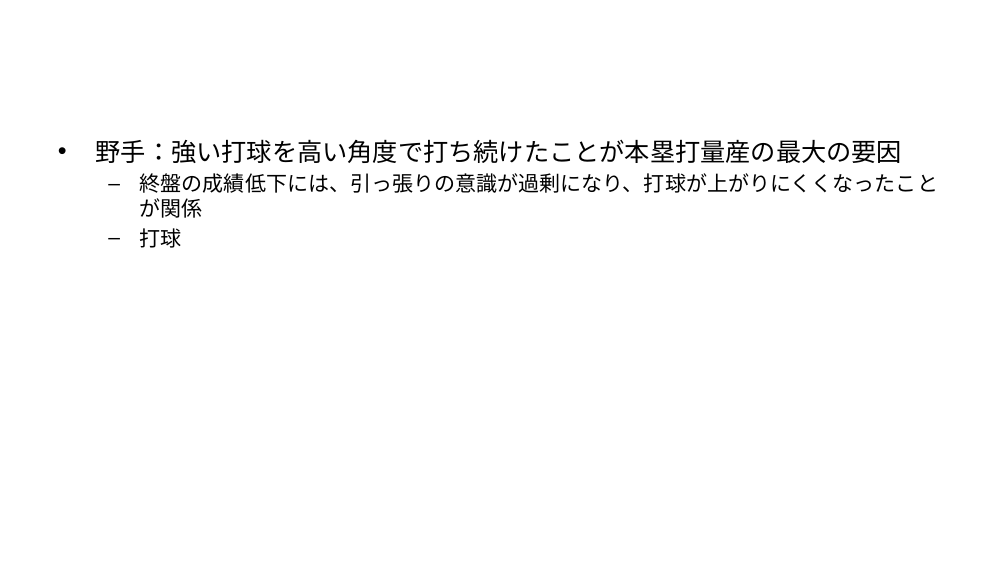
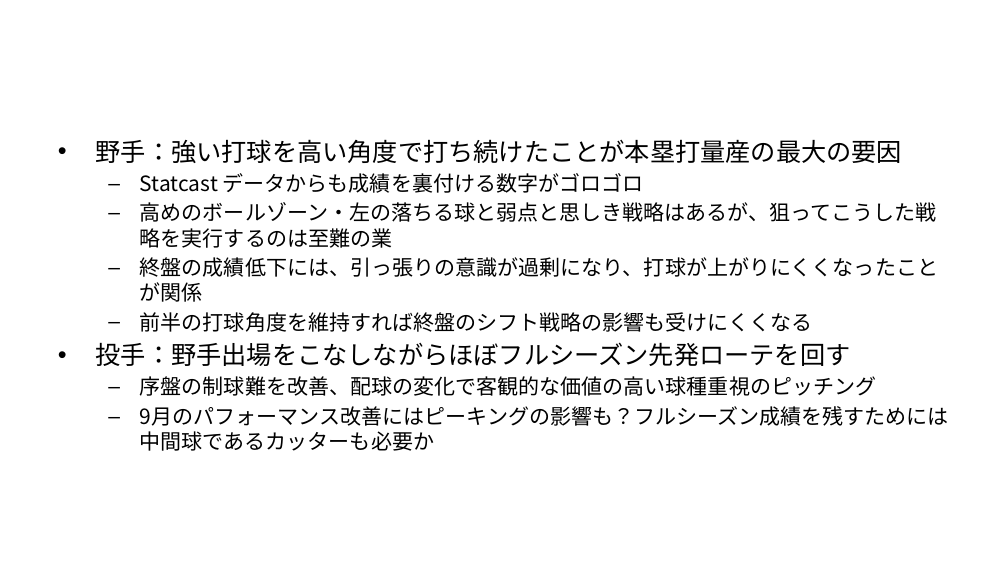
Before and after one commit to T-Reio/ohtani_analyze, a slide deck: slide 41 of slides/ohtani_tj.pptx (slide 39 before the commit). Drawn at 1008x567 pixels with LibreOffice and Linux fonts; fonts in the diff are those of the drawing; background and template pictures are left out. Boxes give left, top, right and bottom in pixels: in the first picture for what was removed or moved away, otherwise in the second. Text is boxed around its words. In the diff, an @@ line names an element or a change of style, - is before the commit and + after.

Commit message:
add slides.

```diff
--- a/slides/ohtani_tj.pptx
+++ b/slides/ohtani_tj.pptx
@@ text at [140, 173, 937, 248]: paragraphs added @@
+  – Statcast データからも成績を裏付ける数字がゴロゴロ
+  – 高めのボールゾーン・左の落ちる球と弱点と思しき戦略はあるが、狙ってこうした戦略を実行するのは至難の業
@@ text at [96, 312, 949, 451]: text changed @@
-  – 打球
+  – 前半の打球角度を維持すれば終盤のシフト戦略の影響も受けにくくなる
+• 投手：野手出場をこなしながらほぼフルシーズン先発ローテを回す
+  – 序盤の制球難を改善、配球の変化で客観的な価値の高い球種重視のピッチング
+  – 9月のパフォーマンス改善にはピーキングの影響も？フルシーズン成績を残すためには中間球であるカッターも必要か
```
Also in this commit, not shown: 8 other slides changed, 2 slides added, 1 other file.
